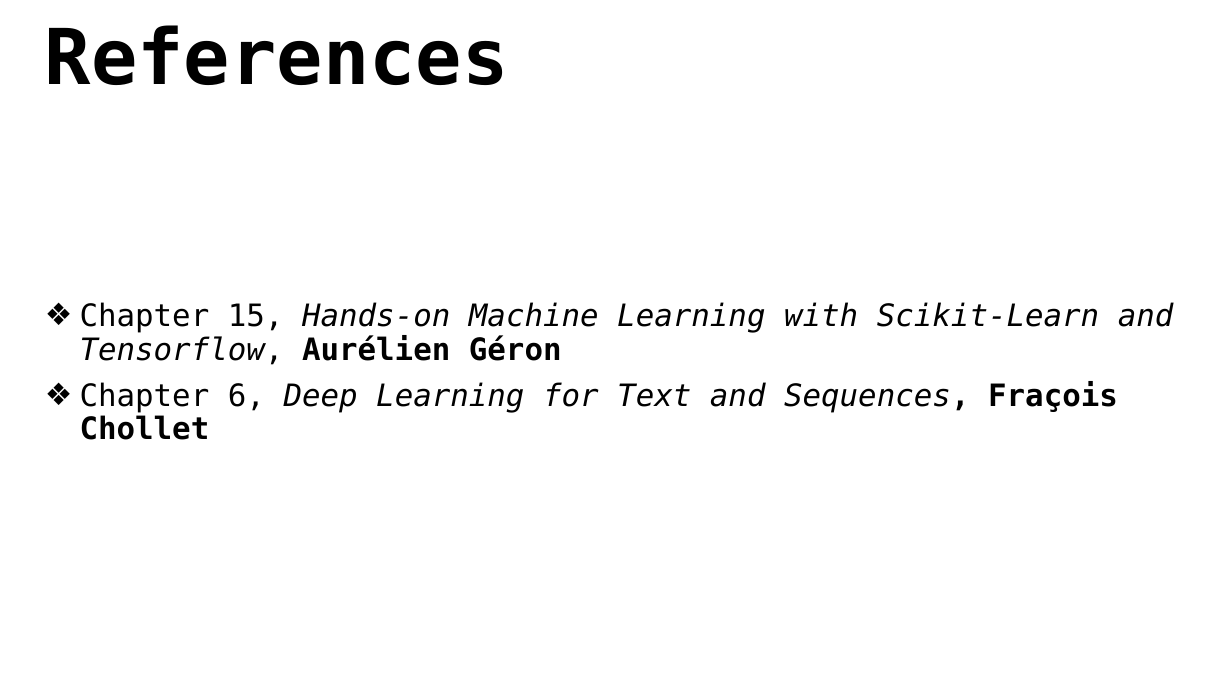
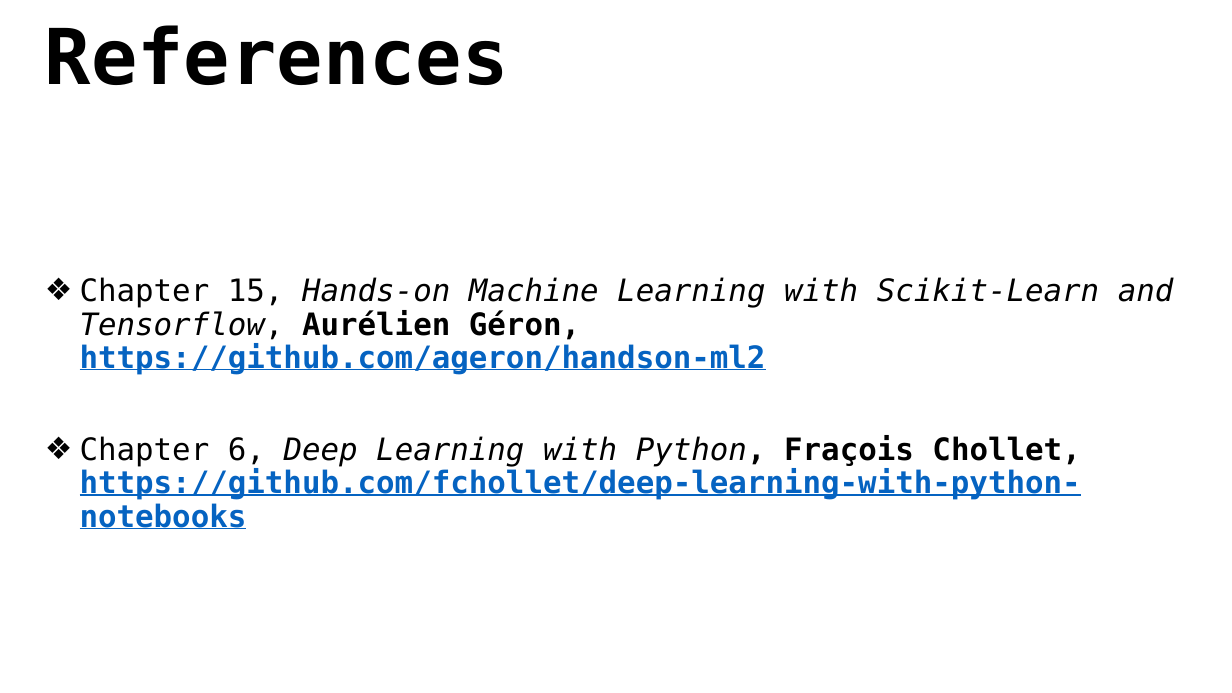
Before and after one commit to jfkcooper/LENS_ML_School_2021, a slide deck: slide 3 of lectures_6_8/RNN.pptx. Drawn at 1232x693 pixels with LibreOffice and Linux fonts; fonts in the diff are those of the drawing. Boxes give left, top, right and bottom in pixels: in the first picture for what was removed or moved away, otherwise in the second. Text is boxed around its words. In the diff, an @@ line names an element or a change of style, - is before the commit and + after.

Commit message:
added presentations

```diff
--- a/lectures_6_8/RNN.pptx
+++ b/lectures_6_8/RNN.pptx
@@ subtitle at bbox=[80, 277, 1174, 529]: text changed; bold on; italic off @@
-❖ Chapter 15, Hands-on Machine Learning with Scikit-Learn and Tensorflow, Aurélien Géron
-❖ Chapter 6, Deep Learning for Text and Sequences, Fraçois Chollet
+❖ Chapter 15, Hands-on Machine Learning with Scikit-Learn and Tensorflow, Aurélien Géron, https://github.com/ageron/handson-ml2
+❖ Chapter 6, Deep Learning with Python, Fraçois Chollet, https://github.com/fchollet/deep-learning-with-python-notebooks
```
Also in this commit, not shown: 1 other file.
